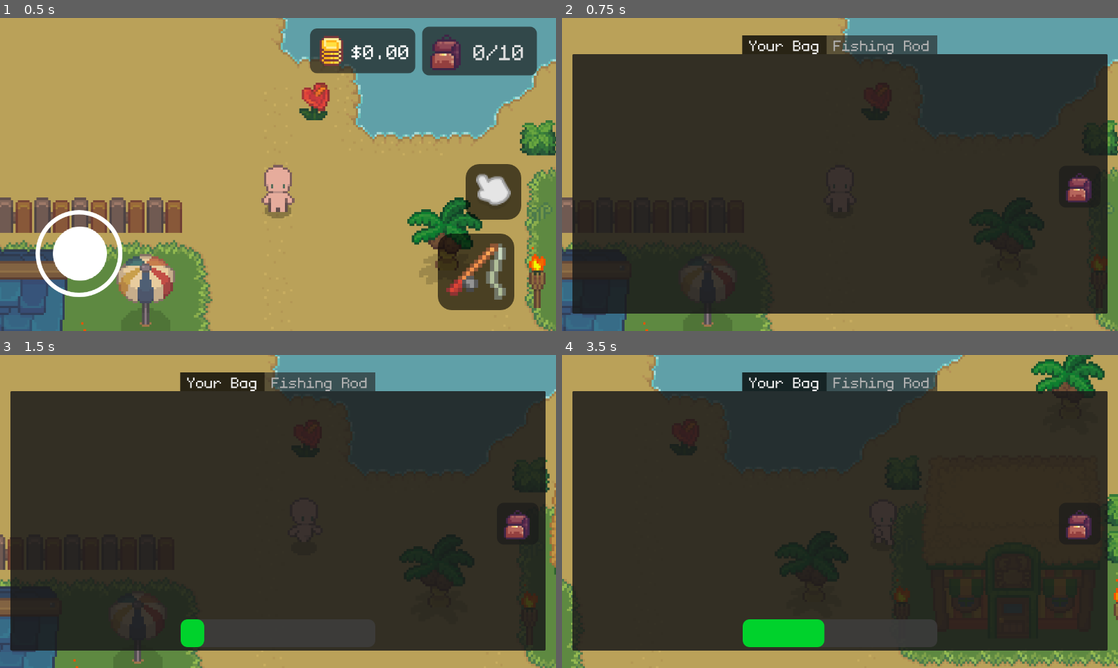
Above: before the commit, frames 1-4 (two rows, left to right).
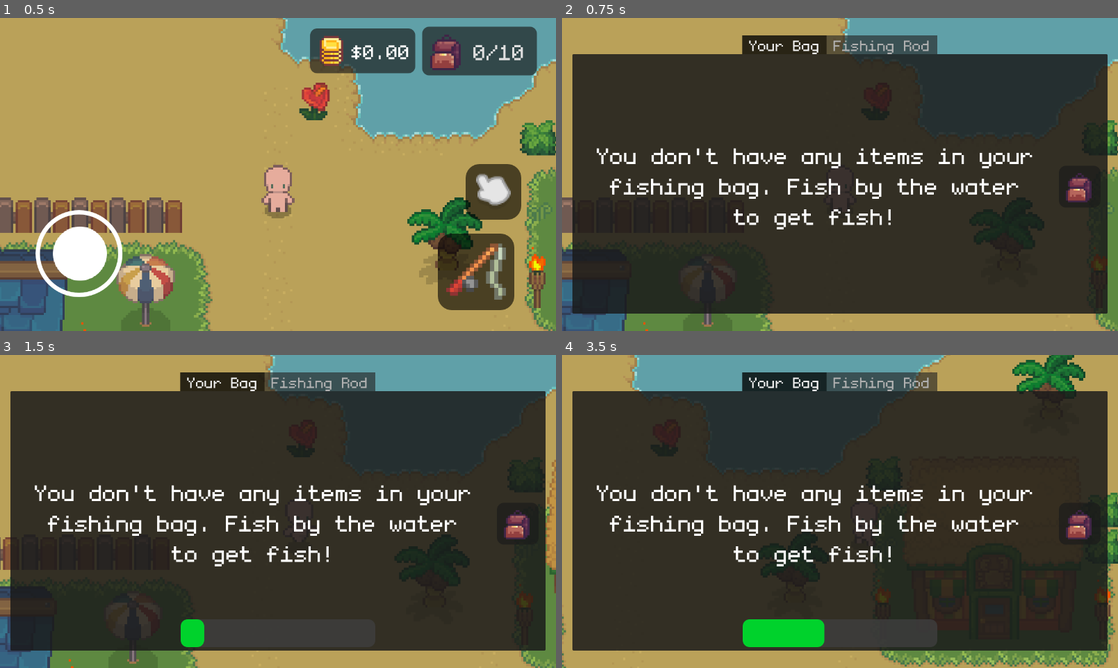
Above: after the commit, the same moments.

Repository: minotaa/rhode-island
Game: Godot game, scene res://scenes/game.tscn
Two runs of this game, one before a commit and one after it. Both use one fixed random seed, a clock stepped at 60 frames per second and the inputs below.
Inputs (mouse positions are in pixels of both pictures, inside the frame that each line leads up to):
- Up to frame 1 (0.5 s): no input
- Up to frame 2 (0.75 s): click "0/10" at 0.5 s
- Up to frame 3 (1.5 s): tap Enter at 1.25 s; move the mouse to (400, 495) at 1.27 s; hold D (right) from 1.28 s (still down); hold F (fish) from 1.28 s (still down); click (400, 495) at 1.42 s
- Up to frame 4 (3.5 s): release D (right) at 2 s; release F (fish) at 2 s; drag from (728, 527) to (895, 527) at 2.02 s; move the mouse to (895, 442) at 2.77 s; hold D (right) from 2.78 s (still down); hold F (fish) from 2.78 s (still down); tap E (use) at 2.85 s

Frame 1 is identical in both runs. In frame 2, 2.8% of the frame differs, in the area x 6-85%, y 41-68%; in frame 3, 4.5%; in frame 4, 8.4%, in the area x 0-100%, y 0-100%.

Commit message:
apple shit

Diff:
--- a/scenes/player.tscn
+++ b/scenes/player.tscn
@@ -511,7 +511,7 @@
 [node name="Camera2D" type="Camera2D" parent="."]
 zoom = Vector2(1.2, 1.2)
 position_smoothing_enabled = true
-position_smoothing_speed = 2.5
+position_smoothing_speed = 4.5
 
 [node name="Notifications" type="Control" parent="."]
 z_index = 4096
--- a/scenes/shop_item.tscn
+++ b/scenes/shop_item.tscn
@@ -10,10 +10,6 @@
 corner_radius_top_right = 16
 corner_radius_bottom_right = 16
 corner_radius_bottom_left = 16
-
-[sub_resource type="LabelSettings" id="LabelSettings_i4y8i"]
-font = ExtResource("2_ckuno")
-font_size = 48
 
 [sub_resource type="StyleBoxEmpty" id="StyleBoxEmpty_jwo04"]
 
@@ -38,62 +34,45 @@
 corner_radius_bottom_right = 16
 corner_radius_bottom_left = 16
 
-[node name="Panel" type="Panel"]
+[sub_resource type="LabelSettings" id="LabelSettings_i4y8i"]
+font = ExtResource("2_ckuno")
+font_size = 52
+
+[sub_resource type="LabelSettings" id="LabelSettings_2fw6s"]
+font = ExtResource("2_ckuno")
+font_size = 28
+
+[node name="Shop Item" type="Control"]
+custom_minimum_size = Vector2(352, 456)
+layout_mode = 3
+anchor_right = 0.275
+anchor_bottom = 0.633
+offset_bottom = 0.239988
+
+[node name="Panel" type="Panel" parent="."]
 auto_translate_mode = 1
-anchors_preset = 15
-anchor_right = 1.0
-anchor_bottom = 1.0
-offset_right = -128.0
-offset_bottom = -656.0
-grow_horizontal = 2
-grow_vertical = 2
+layout_mode = 1
+offset_left = 8.0
+offset_top = 8.0
+offset_right = 344.0
+offset_bottom = 448.0
 theme_override_styles/panel = SubResource("StyleBoxFlat_ci8br")
 
-[node name="TextureRect" type="TextureRect" parent="."]
+[node name="Button" type="Button" parent="Panel"]
 auto_translate_mode = 1
 texture_filter = 1
 layout_mode = 1
-anchors_preset = 4
-anchor_top = 0.5
-anchor_bottom = 0.5
-offset_left = 16.0
-offset_top = -24.0
-offset_right = 64.0
-offset_bottom = 24.0
-grow_vertical = 2
-texture = ExtResource("1_btu60")
-
-[node name="Name" type="Label" parent="."]
-auto_translate_mode = 1
-texture_filter = 1
-layout_mode = 1
-anchors_preset = 4
-anchor_top = 0.5
-anchor_bottom = 0.5
-offset_left = 80.0
-offset_top = -19.0
-offset_right = 888.0
-offset_bottom = 19.0
-grow_vertical = 2
-text = "Plaice"
-label_settings = SubResource("LabelSettings_i4y8i")
-autowrap_mode = 2
-
-[node name="Button" type="Button" parent="."]
-auto_translate_mode = 1
-texture_filter = 1
-layout_mode = 1
-anchors_preset = 6
-anchor_left = 1.0
-anchor_top = 0.5
-anchor_right = 1.0
-anchor_bottom = 0.5
-offset_left = -249.0
-offset_top = -24.0
-offset_right = -24.0
-offset_bottom = 24.0
-grow_horizontal = 0
-grow_vertical = 2
+anchors_preset = 7
+anchor_left = 0.5
+anchor_top = 1.0
+anchor_right = 0.5
+anchor_bottom = 1.0
+offset_left = -144.0
+offset_top = -80.0
+offset_right = 144.0
+offset_bottom = -24.0
+grow_horizontal = 2
+grow_vertical = 0
 theme_override_fonts/font = ExtResource("2_ckuno")
 theme_override_font_sizes/font_size = 52
 theme_override_styles/focus = SubResource("StyleBoxEmpty_jwo04")
@@ -101,3 +80,56 @@
 theme_override_styles/pressed = SubResource("StyleBoxFlat_53j1a")
 theme_override_styles/normal = SubResource("StyleBoxFlat_rtyeg")
 text = "Buy $"
+
+[node name="TextureRect" type="TextureRect" parent="Panel"]
+auto_translate_mode = 1
+texture_filter = 1
+layout_mode = 1
+offset_left = 112.0
+offset_top = 24.0
+offset_right = 232.0
+offset_bottom = 144.0
+texture = ExtResource("1_btu60")
+
+[node name="Name" type="Label" parent="Panel"]
+auto_translate_mode = 1
+texture_filter = 1
+layout_mode = 1
+anchors_preset = 5
+anchor_left = 0.5
+anchor_right = 0.5
+offset_left = -104.0
+offset_top = 176.0
+offset_right = 112.0
+offset_bottom = 224.0
+grow_horizontal = 2
+text = "Plaice"
+label_settings = SubResource("LabelSettings_i4y8i")
+horizontal_alignment = 1
+autowrap_mode = 2
+
+[node name="ScrollContainer" type="ScrollContainer" parent="Panel"]
+layout_mode = 1
+anchors_preset = 8
+anchor_left = 0.5
+anchor_top = 0.5
+anchor_right = 0.5
+anchor_bottom = 0.5
+offset_left = -152.0
+offset_top = 12.0
+offset_right = 152.0
+offset_bottom = 124.0
+grow_horizontal = 2
+grow_vertical = 2
+horizontal_scroll_mode = 0
+
+[node name="Description" type="Label" parent="Panel/ScrollContainer"]
+auto_translate_mode = 1
+texture_filter = 1
+custom_minimum_size = Vector2(308, 2.08165e-12)
+layout_mode = 2
+size_flags_horizontal = 0
+text = "This is a test description for a non-existent item, so, yeah, hi, hello, hope you're having a nice time."
+label_settings = SubResource("LabelSettings_2fw6s")
+horizontal_alignment = 1
+autowrap_mode = 2
--- a/scenes/ui.tscn
+++ b/scenes/ui.tscn
@@ -6,7 +6,6 @@
 [ext_resource type="Texture2D" uid="uid://dweeegoe5hn47" path="res://assets/tiles/inv_items.png" id="4_d5cbg"]
 [ext_resource type="Script" path="res://scripts/buttons/TouchScreenButton2.gd" id="5_2dgu2"]
 [ext_resource type="Texture2D" uid="uid://rgtcvu7rq60h" path="res://assets/other icons/cursorHand_grey.png" id="6_txnld"]
-[ext_resource type="PackedScene" uid="uid://dny5dpp5udtmc" path="res://scenes/inventory_item.tscn" id="8_d0ynw"]
 [ext_resource type="Script" path="res://scripts/buttons/touch_screen_button2.gd" id="8_dm5ih"]
 [ext_resource type="Script" path="res://scripts/buttons/touch_screen_button.gd" id="8_hrldg"]
 [ext_resource type="Texture2D" uid="uid://hkvhgy68mbwt" path="res://assets/other icons/Backpack.png" id="8_otfdw"]
@@ -117,7 +116,7 @@
 font_size = 72
 
 [sub_resource type="StyleBoxFlat" id="StyleBoxFlat_7078t"]
-content_margin_left = 16.0
+content_margin_left = 20.0
 content_margin_right = 16.0
 bg_color = Color(0.143069, 0.128853, 0.114626, 0.745098)
 
@@ -150,6 +149,10 @@
 outline_color = Color(0.18359, 0.18359, 0.18359, 1)
 shadow_size = 2
 shadow_color = Color(0.051971, 0.051971, 0.051971, 0)
+
+[sub_resource type="LabelSettings" id="LabelSettings_c5ifu"]
+font = ExtResource("17_g0huu")
+font_size = 84
 
 [sub_resource type="RectangleShape2D" id="RectangleShape2D_gbr1f"]
 size = Vector2(82, 34)
@@ -389,7 +392,7 @@
 theme_override_styles/hover = SubResource("StyleBoxFlat_dn5yn")
 theme_override_styles/pressed = SubResource("StyleBoxFlat_dq7gx")
 theme_override_styles/normal = SubResource("StyleBoxFlat_jtexw")
-text = "30/30"
+text = "women fear me fish love me"
 icon = ExtResource("8_otfdw")
 expand_icon = true
 
@@ -535,13 +538,6 @@
 layout_mode = 2
 theme_override_constants/separation = 76
 
-[node name="InventoryItem" parent="Main/Inventory/TabContainer/Your Bag/ScrollContainer/GridContainer" instance=ExtResource("8_d0ynw")]
-layout_mode = 2
-size_flags_horizontal = 0
-
-[node name="InventoryItem2" parent="Main/Inventory/TabContainer/Your Bag/ScrollContainer/GridContainer" instance=ExtResource("8_d0ynw")]
-layout_mode = 2
-
 [node name="Title" type="Label" parent="Main/Inventory/TabContainer/Your Bag"]
 auto_translate_mode = 1
 visible = false
@@ -556,6 +552,17 @@
 grow_horizontal = 2
 text = "Inventory"
 label_settings = SubResource("LabelSettings_a8nlh")
+
+[node name="Empty" type="Label" parent="Main/Inventory/TabContainer/Your Bag"]
+layout_mode = 2
+offset_left = 40.0
+offset_top = 197.0
+offset_right = 1080.0
+offset_bottom = 428.0
+text = "You don't have any items in your fishing bag. Fish by the water to get fish!"
+label_settings = SubResource("LabelSettings_c5ifu")
+horizontal_alignment = 1
+autowrap_mode = 3
 
 [node name="Fishing Rod" type="Panel" parent="Main/Inventory/TabContainer"]
 visible = false
@@ -644,6 +651,100 @@
 anchor_top = 0.5
 anchor_right = 0.5
 anchor_bottom = 0.5
+offset_left = -624.0
+offset_top = -332.0
+offset_right = 624.0
+offset_bottom = 332.0
+grow_horizontal = 2
+grow_vertical = 2
+
+[node name="Panel" type="Panel" parent="Shop"]
+layout_mode = 1
+anchors_preset = 15
+anchor_right = 1.0
+anchor_bottom = 1.0
+grow_horizontal = 2
+grow_vertical = 2
+
+[node name="Label" type="Label" parent="Shop"]
+texture_filter = 1
+layout_mode = 1
+anchors_preset = 5
+anchor_left = 0.5
+anchor_right = 0.5
+offset_left = -616.0
+offset_top = 16.0
+offset_right = 616.0
+offset_bottom = 96.0
+grow_horizontal = 2
+text = "Shop"
+label_settings = SubResource("LabelSettings_8axal")
+horizontal_alignment = 1
+
+[node name="Button" type="Button" parent="Shop"]
+texture_filter = 1
+layout_mode = 1
+anchors_preset = 1
+anchor_left = 1.0
+anchor_right = 1.0
+offset_left = -80.0
+offset_top = 8.0
+offset_right = -8.0
+offset_bottom = 80.0
+grow_horizontal = 0
+theme_override_fonts/font = ExtResource("17_g0huu")
+theme_override_font_sizes/font_size = 84
+theme_override_styles/focus = SubResource("StyleBoxEmpty_5esi8")
+theme_override_styles/hover_pressed = SubResource("StyleBoxEmpty_it2rl")
+theme_override_styles/hover = SubResource("StyleBoxEmpty_nnw54")
+theme_override_styles/pressed = SubResource("StyleBoxEmpty_sxdeh")
+theme_override_styles/normal = SubResource("StyleBoxEmpty_5cebw")
+text = "X
+"
+script = ExtResource("18_q4fv6")
+
+[node name="ScrollContainer" type="ScrollContainer" parent="Shop"]
+layout_mode = 1
+anchors_preset = 8
+anchor_left = 0.5
+anchor_top = 0.5
+anchor_right = 0.5
+anchor_bottom = 0.5
+offset_left = -576.0
+offset_top = -232.0
+offset_right = 592.0
+offset_bottom = 288.0
+grow_horizontal = 2
+grow_vertical = 2
+horizontal_scroll_mode = 0
+
+[node name="GridContainer" type="GridContainer" parent="Shop/ScrollContainer"]
+layout_mode = 2
+theme_override_constants/h_separation = 40
+theme_override_constants/v_separation = 20
+columns = 3
+
+[node name="Shop Item3" parent="Shop/ScrollContainer/GridContainer" instance=ExtResource("18_lxinn")]
+layout_mode = 2
+
+[node name="Shop Item2" parent="Shop/ScrollContainer/GridContainer" instance=ExtResource("18_lxinn")]
+layout_mode = 2
+
+[node name="Shop Item" parent="Shop/ScrollContainer/GridContainer" instance=ExtResource("18_lxinn")]
+layout_mode = 2
+
+[node name="Shop Item4" parent="Shop/ScrollContainer/GridContainer" instance=ExtResource("18_lxinn")]
+layout_mode = 2
+
+[node name="Sell" type="Control" parent="."]
+visible = false
+texture_filter = 1
+layout_mode = 3
+anchors_preset = 8
+anchor_left = 0.5
+anchor_top = 0.5
+anchor_right = 0.5
+anchor_bottom = 0.5
 offset_left = -20.0
 offset_top = -20.0
 offset_right = 20.0
@@ -651,7 +752,7 @@
 grow_horizontal = 2
 grow_vertical = 2
 
-[node name="Panel" type="Panel" parent="Shop"]
+[node name="Panel" type="Panel" parent="Sell"]
 layout_mode = 1
 anchors_preset = 8
 anchor_left = 0.5
@@ -665,17 +766,63 @@
 grow_horizontal = 2
 grow_vertical = 2
 
-[node name="Label" type="Label" parent="Shop/Panel"]
-texture_filter = 1
-layout_mode = 2
-offset_top = 16.0
-offset_right = 1232.0
-offset_bottom = 96.0
-text = "Shop"
-label_settings = SubResource("LabelSettings_8axal")
-horizontal_alignment = 1
-
-[node name="Button" type="Button" parent="Shop/Panel"]
+[node name="Title" type="Label" parent="Sell/Panel"]
+layout_mode = 1
+anchors_preset = 5
+anchor_left = 0.5
+anchor_right = 0.5
+offset_left = -192.0
+offset_top = 34.0
+offset_right = 186.0
+offset_bottom = 91.0
+grow_horizontal = 2
+text = "Sell Inventory"
+label_settings = SubResource("LabelSettings_a8nlh")
+
+[node name="ScrollContainer" type="ScrollContainer" parent="Sell/Panel"]
+layout_mode = 1
+anchors_preset = 8
+anchor_left = 0.5
+anchor_top = 0.5
+anchor_right = 0.5
+anchor_bottom = 0.5
+offset_left = -576.0
+offset_top = -192.0
+offset_right = 576.0
+offset_bottom = 192.0
+grow_horizontal = 2
+grow_vertical = 2
+
+[node name="VBoxContainer" type="VBoxContainer" parent="Sell/Panel/ScrollContainer"]
+layout_mode = 2
+size_flags_horizontal = 4
+size_flags_vertical = 4
+theme_override_constants/separation = 80
+
+[node name="Sell" type="Button" parent="Sell/Panel"]
+layout_mode = 1
+anchors_preset = 7
+anchor_left = 0.5
+anchor_top = 1.0
+anchor_right = 0.5
+anchor_bottom = 1.0
+offset_left = -296.0
+offset_top = -106.0
+offset_right = 304.0
+offset_bottom = -26.0
+grow_horizontal = 2
+grow_vertical = 0
+theme_override_fonts/font = ExtResource("17_g0huu")
+theme_override_font_sizes/font_size = 48
+theme_override_styles/focus = SubResource("StyleBoxEmpty_2gthc")
+theme_override_styles/hover = SubResource("StyleBoxFlat_mcnxq")
+theme_override_styles/pressed = SubResource("StyleBoxFlat_ug1g5")
+theme_override_styles/normal = SubResource("StyleBoxFlat_8f1d4")
+text = "Sell"
+script = ExtResource("18_0qopr")
+
+[node name="Button" type="Button" parent="Sell/Panel"]
+auto_translate_mode = 1
 texture_filter = 1
 layout_mode = 1
 anchors_preset = 1
@@ -695,143 +842,18 @@
 "
 script = ExtResource("18_q4fv6")
 
-[node name="ScrollContainer" type="ScrollContainer" parent="Shop/Panel"]
-layout_mode = 0
-offset_left = 24.0
-offset_top = 112.0
-offset_right = 1216.0
-offset_bottom = 600.0
-
-[node name="VBoxContainer" type="VBoxContainer" parent="Shop/Panel/ScrollContainer"]
-layout_mode = 2
-theme_override_constants/separation = 64
-
-[node name="Shop Item" parent="Shop/Panel/ScrollContainer/VBoxContainer" instance=ExtResource("18_lxinn")]
-layout_mode = 2
-
-[node name="Shop Item2" parent="Shop/Panel/ScrollContainer/VBoxContainer" instance=ExtResource("18_lxinn")]
-layout_mode = 2
-
-[node name="Shop Item3" parent="Shop/Panel/ScrollContainer/VBoxContainer" instance=ExtResource("18_lxinn")]
-layout_mode = 2
-
-[node name="Sell" type="Control" parent="."]
-visible = false
-texture_filter = 1
-layout_mode = 3
-anchors_preset = 8
-anchor_left = 0.5
-anchor_top = 0.5
-anchor_right = 0.5
-anchor_bottom = 0.5
-offset_left = -20.0
-offset_top = -20.0
-offset_right = 20.0
-offset_bottom = 20.0
-grow_horizontal = 2
-grow_vertical = 2
-
-[node name="Panel" type="Panel" parent="Sell"]
-layout_mode = 1
-anchors_preset = 8
-anchor_left = 0.5
-anchor_top = 0.5
-anchor_right = 0.5
-anchor_bottom = 0.5
-offset_left = -616.0
-offset_top = -314.0
-offset_right = 616.0
-offset_bottom = 314.0
-grow_horizontal = 2
-grow_vertical = 2
-
-[node name="Title" type="Label" parent="Sell/Panel"]
-layout_mode = 1
-anchors_preset = 5
-anchor_left = 0.5
-anchor_right = 0.5
-offset_left = -192.0
-offset_top = 34.0
-offset_right = 186.0
-offset_bottom = 91.0
-grow_horizontal = 2
-text = "Sell Inventory"
-label_settings = SubResource("LabelSettings_a8nlh")
-
-[node name="ScrollContainer" type="ScrollContainer" parent="Sell/Panel"]
-layout_mode = 1
-anchors_preset = 8
-anchor_left = 0.5
-anchor_top = 0.5
-anchor_right = 0.5
-anchor_bottom = 0.5
-offset_left = -576.0
-offset_top = -192.0
-offset_right = 576.0
-offset_bottom = 192.0
-grow_horizontal = 2
-grow_vertical = 2
-
-[node name="VBoxContainer" type="VBoxContainer" parent="Sell/Panel/ScrollContainer"]
-layout_mode = 2
-size_flags_horizontal = 4
-size_flags_vertical = 4
-theme_override_constants/separation = 80
-
-[node name="Sell" type="Button" parent="Sell/Panel"]
-layout_mode = 1
-anchors_preset = 7
-anchor_left = 0.5
-anchor_top = 1.0
-anchor_right = 0.5
-anchor_bottom = 1.0
-offset_left = -296.0
-offset_top = -106.0
-offset_right = 304.0
-offset_bottom = -26.0
-grow_horizontal = 2
-grow_vertical = 0
-theme_override_fonts/font = ExtResource("17_g0huu")
-theme_override_font_sizes/font_size = 48
-theme_override_styles/focus = SubResource("StyleBoxEmpty_2gthc")
-theme_override_styles/hover = SubResource("StyleBoxFlat_mcnxq")
-theme_override_styles/pressed = SubResource("StyleBoxFlat_ug1g5")
-theme_override_styles/normal = SubResource("StyleBoxFlat_8f1d4")
-text = "Sell"
-script = ExtResource("18_0qopr")
-
-[node name="Button" type="Button" parent="Sell/Panel"]
-auto_translate_mode = 1
-texture_filter = 1
-layout_mode = 1
-anchors_preset = 1
-anchor_left = 1.0
-anchor_right = 1.0
-offset_left = -72.0
-offset_bottom = 72.0
-grow_horizontal = 0
-theme_override_fonts/font = ExtResource("17_g0huu")
-theme_override_font_sizes/font_size = 84
-theme_override_styles/focus = SubResource("StyleBoxEmpty_5esi8")
-theme_override_styles/hover_pressed = SubResource("StyleBoxEmpty_it2rl")
-theme_override_styles/hover = SubResource("StyleBoxEmpty_nnw54")
-theme_override_styles/pressed = SubResource("StyleBoxEmpty_sxdeh")
-theme_override_styles/normal = SubResource("StyleBoxEmpty_5cebw")
-text = "X
-"
-script = ExtResource("18_q4fv6")
-
 [connection signal="pressed" from="Main/Buttons/TouchScreenButton" to="Main/Buttons/TouchScreenButton" method="_on_pressed"]
 [connection signal="released" from="Main/Buttons/TouchScreenButton" to="Main/Buttons/TouchScreenButton" method="_on_released"]
 [connection signal="pressed" from="Main/Buttons/TouchScreenButton2" to="Main/Buttons/TouchScreenButton2" method="_on_pressed"]
 [connection signal="released" from="Main/Buttons/TouchScreenButton2" to="Main/Buttons/TouchScreenButton2" method="_on_released"]
 [connection signal="pressed" from="Main/Inventory Button/TouchScreenButton" to="Main/Inventory Button/TouchScreenButton" method="_on_pressed"]
 [connection signal="released" from="Main/Inventory Button/TouchScreenButton" to="Main/Inventory Button/TouchScreenButton" method="_on_released"]
+[connection signal="tab_selected" from="Main/Inventory/TabContainer" to="Main/Joystick/Virtual Joystick" method="_on_tab_container_tab_selected"]
 [connection signal="pressed" from="Main/Inventory/TabContainer/Your Bag/TouchScreenButton" to="Main/Inventory/TabContainer/Your Bag/TouchScreenButton" method="_on_pressed"]
 [connection signal="released" from="Main/Inventory/TabContainer/Your Bag/TouchScreenButton" to="Main/Inventory/TabContainer/Your Bag/TouchScreenButton" method="_on_released"]
-[connection signal="button_down" from="Shop/Panel/Button" to="Shop/Panel/Button" method="_on_button_down"]
-[connection signal="button_up" from="Shop/Panel/Button" to="Shop/Panel/Button" method="_on_button_up"]
-[connection signal="pressed" from="Shop/Panel/Button" to="Shop/Panel/Button" method="_on_pressed"]
+[connection signal="button_down" from="Shop/Button" to="Shop/Button" method="_on_button_down"]
+[connection signal="button_up" from="Shop/Button" to="Shop/Button" method="_on_button_up"]
+[connection signal="pressed" from="Shop/Button" to="Shop/Button" method="_on_pressed"]
 [connection signal="pressed" from="Sell/Panel/Sell" to="Sell/Panel/Sell" method="_on_pressed"]
 [connection signal="button_down" from="Sell/Panel/Button" to="Sell/Panel/Button" method="_on_button_down"]
 [connection signal="button_up" from="Sell/Panel/Button" to="Sell/Panel/Button" method="_on_button_up"]
--- a/scripts/Player.gd
+++ b/scripts/Player.gd
@@ -31,15 +31,25 @@
 var bounce = .6
 
 func _ready() -> void:
+	$"UI/Main/Inventory/TabContainer".connect("tab_selected", _tab_selected)
 	load_game()
 
-func open_inventory() -> void:
+func _tab_selected(tab: int) -> void:
+	if tab == 0:
+		open_bag()
+
+func open_bag():
 	#$"UI/Main/Inventory/TouchScreenButton/Close Button".text = str(inventory.list.size()) + "/" + str(inventory.max_capacity)
+	print("adding elements")
 	for children in $"UI/Main/Inventory/TabContainer/Your Bag/ScrollContainer/GridContainer".get_children():
 		children.queue_free()
 	#print(Inventory.max_capacity)
-	$"UI/Main/Inventory/TabContainer/Your Bag/ScrollContainer/GridContainer"
+	#$"UI/Main/Inventory/TabContainer/Your Bag/ScrollContainer/GridContainer".visible = true
 	var count = 0
+	if Inventory.list.size() == 0:
+		$"UI/Main/Inventory/TabContainer/Your Bag/Empty".visible = true
+	else:
+		$"UI/Main/Inventory/TabContainer/Your Bag/Empty".visible = false
 	for i in Inventory.list:
 		count += 1
 		#print(count)
@@ -50,6 +60,8 @@
 		object.set_text("x" + str(i.amount) + " " + i.type.name + "\t" + "...................." + "$" + buck_fiddy(i.type.sell_price * i.amount))
 		$"UI/Main/Inventory/TabContainer/Your Bag/ScrollContainer/GridContainer".add_child(object)
 	$"UI/Main/Inventory/TabContainer/Your Bag/ScrollContainer/GridContainer".custom_minimum_size = Vector2(1000, count * 80)
+
+func open_inventory() -> void:
 	$UI/Main/Inventory.visible = !$UI/Main/Inventory.visible
 	if $UI/Main/Inventory.visible == true:
 		$UI/Main/Joystick.visible = false
@@ -63,6 +75,7 @@
 		$"UI/Main/Inventory Button".visible = true
 		$"UI/Main/Item Log".visible = true
 		$UI/Main/Coins.visible = true
+	open_bag()
 
 
 
Not shown, changed: export_presets.cfg
Not shown: 1 places in scenes/shop_item.tscn that only renumber resources
